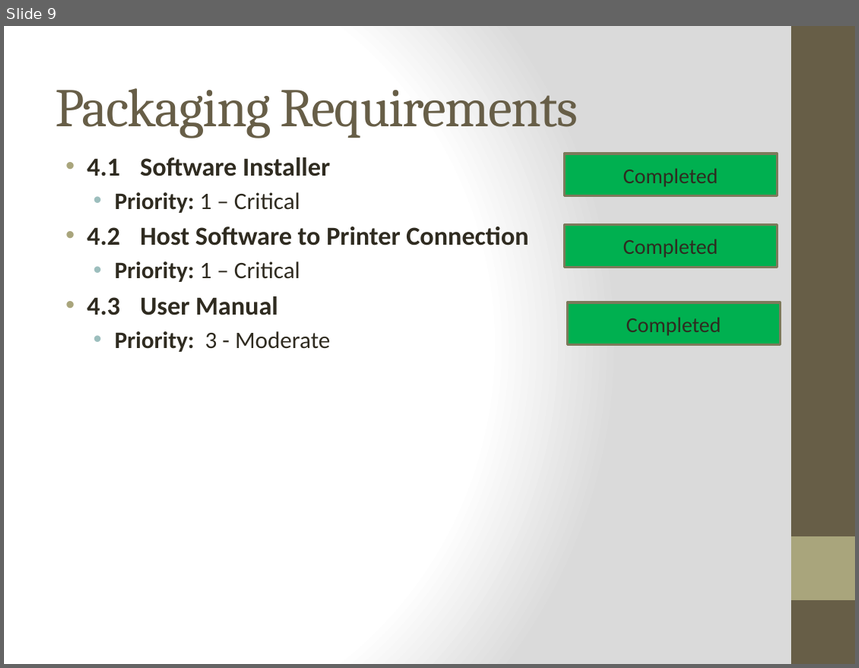
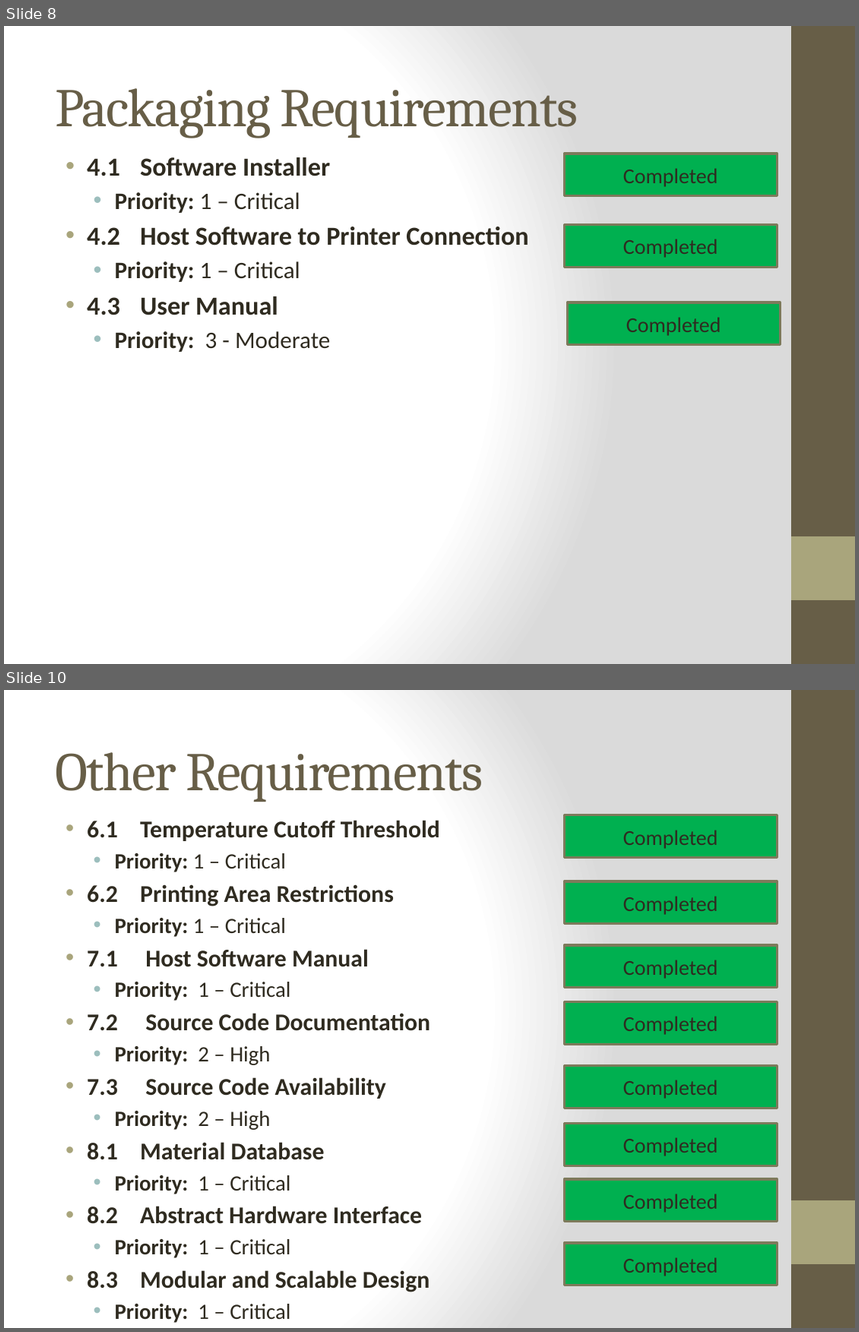
Before and after one commit to qpHalcy0n/SRDesign, a slide deck: Final Presentation/Ink3d Final Presentation.pptx. Shown one above the other, each under a label of ours: slide 9 before the commit, slides 8 and 10 after it; the slides between them are not shown. The pictures are 859x668 and 859x1332 pixels, drawn with LibreOffice and Linux fonts; fonts in the diff are those of the drawing. Boxes give left, top, right and bottom in pixels: in the first picture for what was removed or moved away, otherwise in the second. Text is boxed around its words. In the diff, an @@ line names an element or a change of style, - is before the commit and + after.

```diff
--- a/Final Presentation/Ink3d Final Presentation.pptx
+++ b/Final Presentation/Ink3d Final Presentation.pptx
@@ slide 10 added at [4, 690, 855, 1328], background gradient #FFFFFF to #DADADA; not listed: 2 template elements that a slide beside it also shows @@
@@ title added at [55, 752, 483, 802], 46 pt, text #675E47 @@
+Other Requirements
@@ text added at [87, 820, 440, 1293], 20.4 pt, text #2F2B20, bold @@
+• 6.1 Temperature Cutoff Threshold
+  • Priority: 1 – Critical
+• 6.2 Printing Area Restrictions
+  • Priority: 1 – Critical
+• 7.1 Host Software Manual
+  • Priority: 1 – Critical
+• 7.2 Source Code Documentation
+  • Priority: 2 – High
+• 7.3 Source Code Availability
+  • Priority: 2 – High
+• 8.1 Material Database
+  • Priority: 1 – Critical
+• 8.2 Abstract Hardware Interface
+  • Priority: 1 – Critical
+• 8.3 Modular and Scalable Design
+  • Priority: 1 – Critical
@@ rectangle added at [564, 815, 777, 858], fill #00B050, outline #7D7A5C 2 pt, 18 pt, text #2F2B20 @@
+Completed
@@ rectangle added at [564, 882, 777, 924], fill #00B050, outline #7D7A5C 2 pt, 18 pt, text #2F2B20 @@
+Completed
@@ rectangle added at [564, 945, 777, 988], fill #00B050, outline #7D7A5C 2 pt, 18 pt, text #2F2B20 @@
+Completed
@@ rectangle added at [564, 1002, 777, 1045], fill #00B050, outline #7D7A5C 2 pt, 18 pt, text #2F2B20 @@
+Completed
@@ rectangle added at [564, 1066, 777, 1109], fill #00B050, outline #7D7A5C 2 pt, 18 pt, text #2F2B20 @@
+Completed
@@ rectangle added at [564, 1123, 777, 1166], fill #00B050, outline #7D7A5C 2 pt, 18 pt, text #2F2B20 @@
+Completed
@@ rectangle added at [564, 1179, 777, 1222], fill #00B050, outline #7D7A5C 2 pt, 18 pt, text #2F2B20 @@
+Completed
@@ rectangle added at [564, 1243, 777, 1286], fill #00B050, outline #7D7A5C 2 pt, 18 pt, text #2F2B20 @@
+Completed
@@ what was slide 9 is now slide 8 @@
```
Also in this commit, not shown: 4 slides changed, 7 slides removed, 1 other file.
